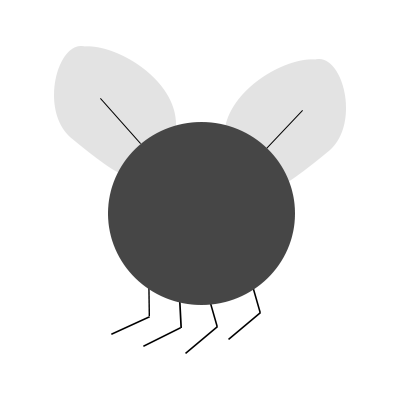
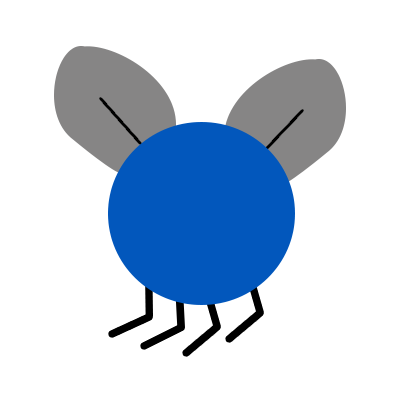
Two versions of the same layered image (400x400). Layer-by-layer changes:
painted on "Ellipse 1" over <box>108,122,295,305</box>
painted on "Shape 11" over <box>150,327,181,343</box>
painted on "Shape 1 copy" over <box>224,59,346,186</box>
painted on "Shape 1" over <box>54,46,176,173</box>
painted on "Ellipse 1 copy" over <box>254,59,325,289</box>
